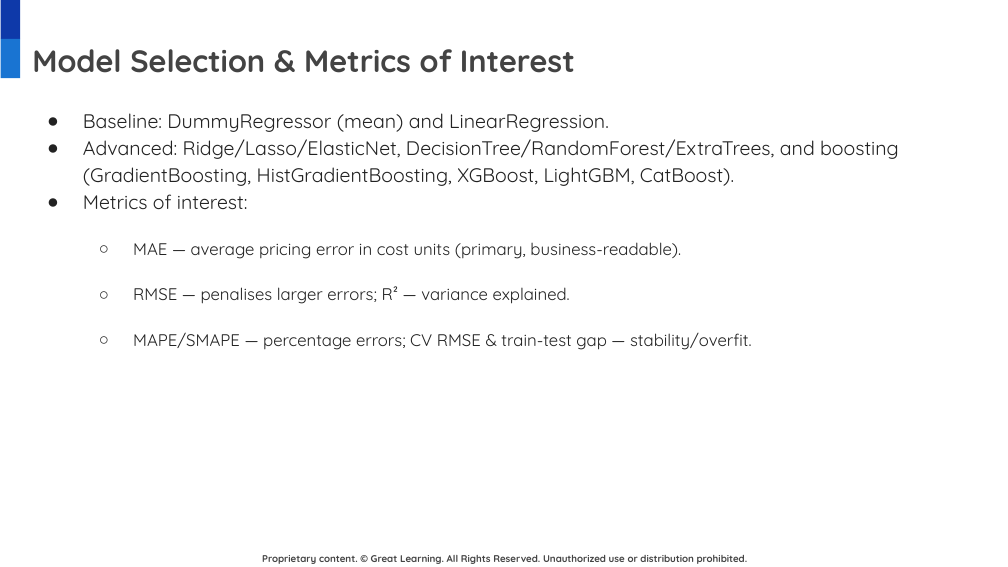
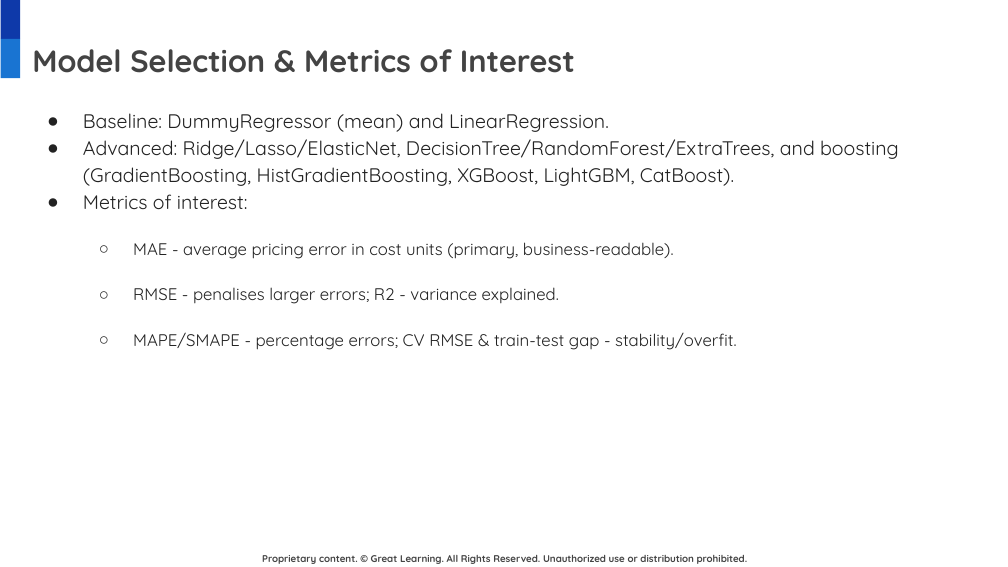
Before and after one commit to gunjan075/gl-capstone, a slide deck: slide 9 of Insurance_Price_Prediction_Final_Presentation.pptx. Drawn at 1008x567 pixels with LibreOffice and Linux fonts; fonts in the diff are those of the drawing; background and template pictures are left out. Boxes give left, top, right and bottom in pixels: in the first picture for what was removed or moved away, otherwise in the second. Text is boxed around its words. In the diff, an @@ line names an element or a change of style, - is before the commit and + after.

```diff
--- a/Insurance_Price_Prediction_Final_Presentation.pptx
+++ b/Insurance_Price_Prediction_Final_Presentation.pptx
@@ text at (133,242,736,350): text changed @@
-  ○ MAE — average pricing error in cost units (primary, business-readable).
-  ○ RMSE — penalises larger errors; R² — variance explained.
-  ○ MAPE/SMAPE — percentage errors; CV RMSE & train-test gap — stability/overfit.
+  ○ MAE - average pricing error in cost units (primary, business-readable).
+  ○ RMSE - penalises larger errors; R2 - variance explained.
+  ○ MAPE/SMAPE - percentage errors; CV RMSE & train-test gap - stability/overfit.
```
Also in this commit, not shown: 15 other slides changed, 22 other files.
